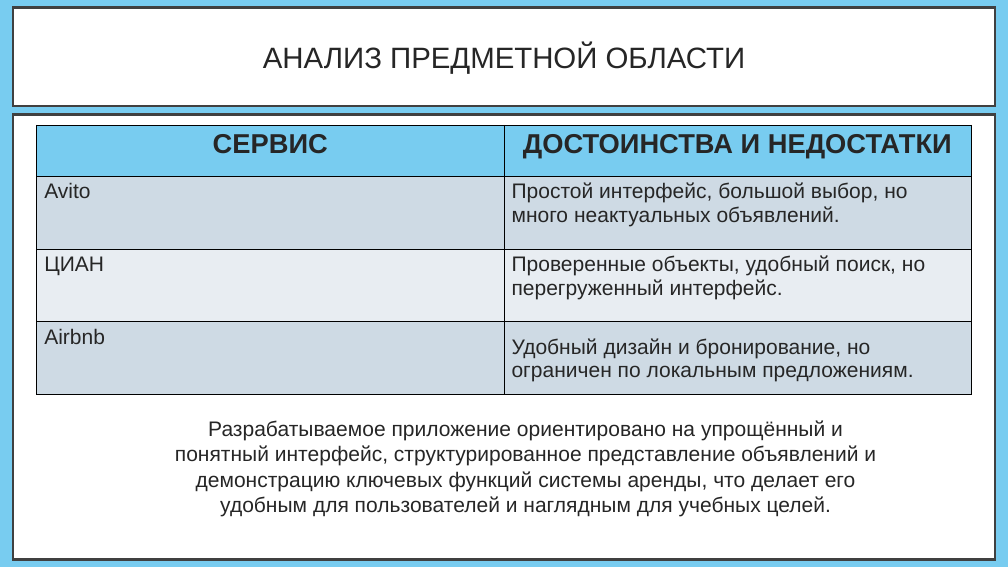
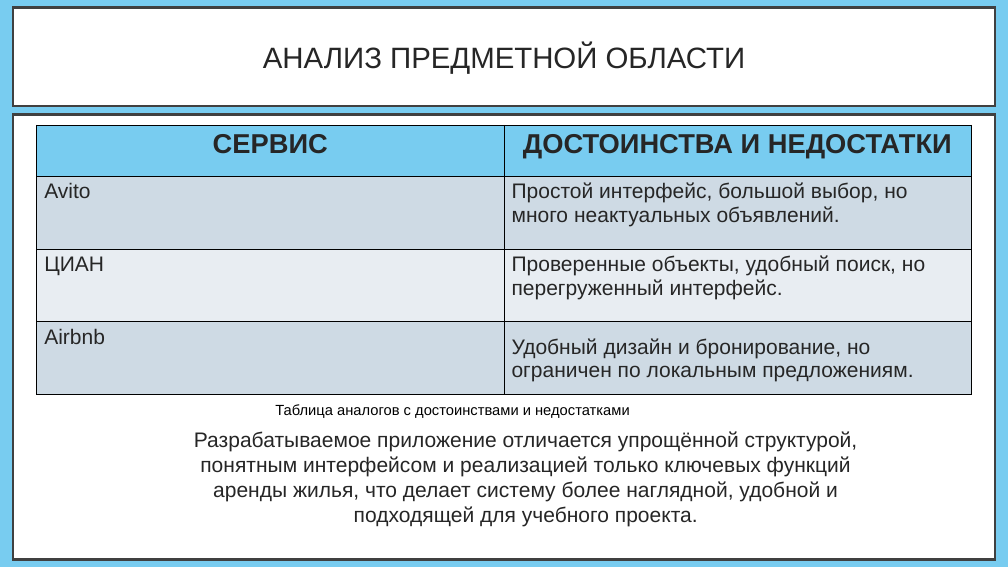
Before and after one commit to CaseBattle/231-20-tikhonenkov, a slide deck: slide 4 of курсач/курсовая/презентация.pptx. Drawn at 1008x567 pixels with LibreOffice and Linux fonts; fonts in the diff are those of the drawing. Boxes give left, top, right and bottom in pixels: in the first picture for what was removed or moved away, otherwise in the second. Text is boxed around its words. In the diff, an @@ line names an element or a change of style, - is before the commit and + after.

```diff
--- a/курсач/курсовая/презентация.pptx
+++ b/курсач/курсовая/презентация.pptx
@@ text added at box(275, 404, 630, 418), 14 pt, text #000000 @@
+Таблица аналогов с достоинствами и недостатками
@@ text at box(194, 431, 858, 527): text changed @@
-Разрабатываемое приложение ориентировано на упрощённый и понятный интерфейс, структурированное представление объявлений и демонстрацию ключевых функций системы аренды, что делает его удобным для пользователей и наглядным для учебных целей.
+Разрабатываемое приложение отличается упрощённой структурой, понятным интерфейсом и реализацией только ключевых функций аренды жилья, что делает систему более наглядной, удобной и подходящей для учебного проекта.
```
Also in this commit, not shown: 11 other slides changed, 1 slide added, 1 slide removed, 4 other files.
